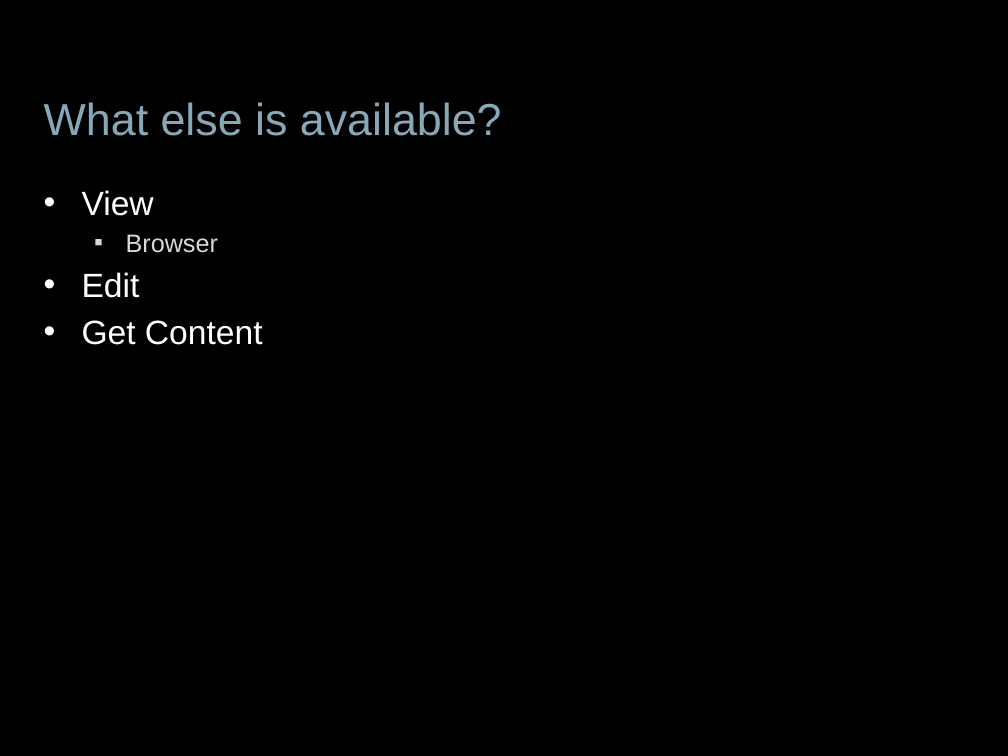
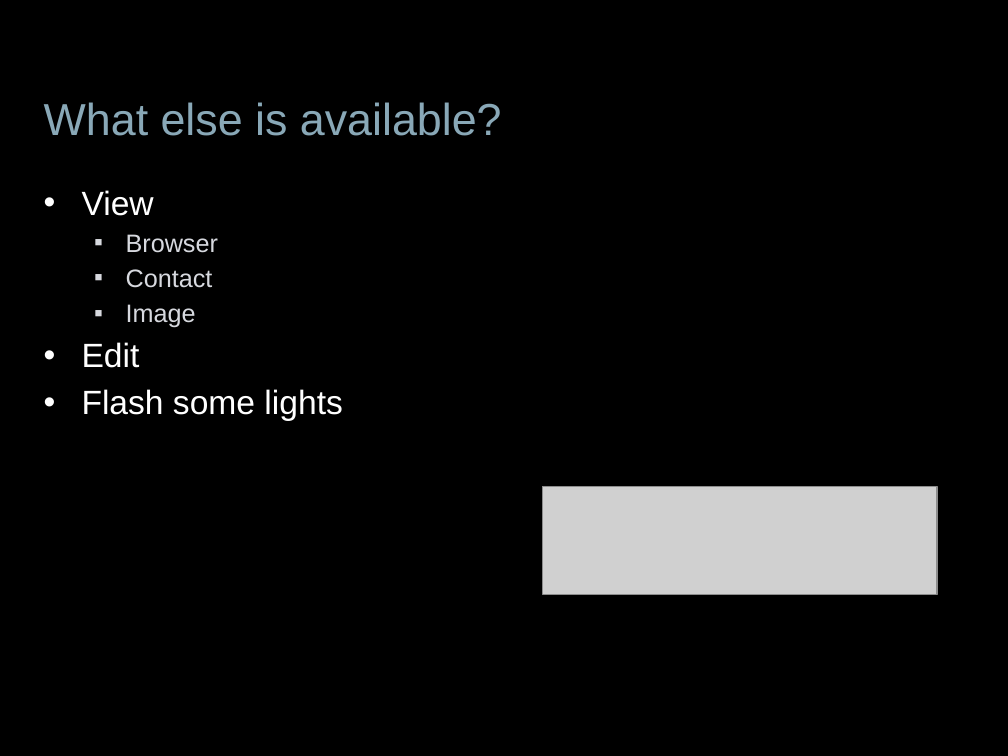
Before and after one commit to jessitron/Tronsmit, a slide deck: slide 20 of presentations/DevTeach-Intents.pptx (slide 19 before the commit). Drawn at 1008x756 pixels with LibreOffice and Linux fonts; fonts in the diff are those of the drawing; grey boxes stand for pictures; background and template pictures are left out. Boxes give left, top, right and bottom in pixels: in the first picture for what was removed or moved away, otherwise in the second. Text is boxed around its words. In the diff, an @@ line names an element or a change of style, - is before the commit and + after.

```diff
--- a/presentations/DevTeach-Intents.pptx
+++ b/presentations/DevTeach-Intents.pptx
@@ text at [126,269,213,328]: paragraphs added @@
+  ▪ Contact
+  ▪ Image
@@ text at [82,389,342,421]: text changed @@
-• Get Content
+• Flash some lights
@@ picture added at [543,486,937,594] @@
```
Also in this commit, not shown: 4 other slides changed, 1 slide added, 6 other files.
